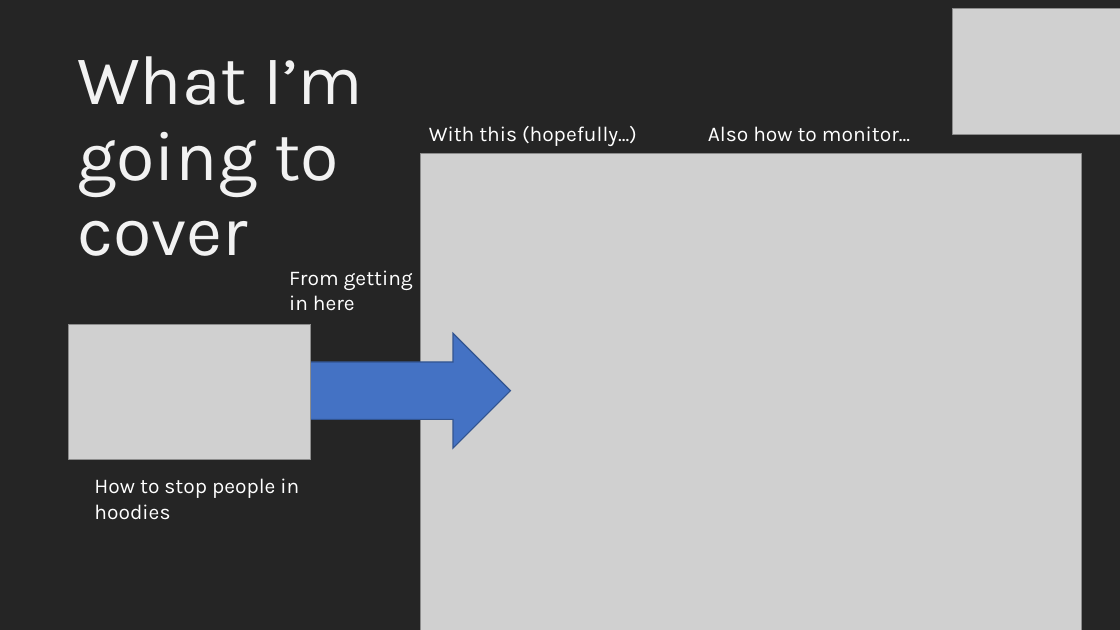
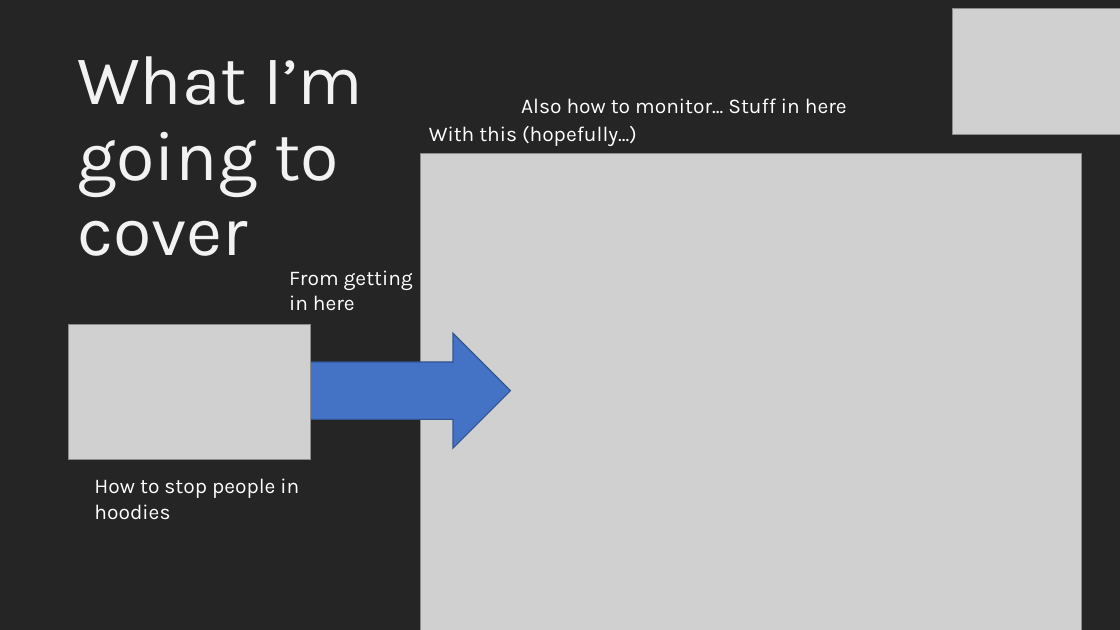
Before and after one commit to msandbu/community, a slide deck: slide 2 of UKAVD.pptx. Drawn at 1120x630 pixels with LibreOffice and Linux fonts; fonts in the diff are those of the drawing; grey boxes stand for pictures; background and template pictures are left out. Boxes give left, top, right and bottom in pixels: in the first picture for what was removed or moved away, otherwise in the second. Text is boxed around its words. In the diff, an @@ line names an element or a change of style, - is before the commit and + after.

```diff
--- a/UKAVD.pptx
+++ b/UKAVD.pptx
@@ text at (521, 98, 847, 114): text changed @@
-Also how to monitor...
+Also how to monitor... Stuff in here
```
Also in this commit, not shown: 4 other slides changed, 1 slide added.
